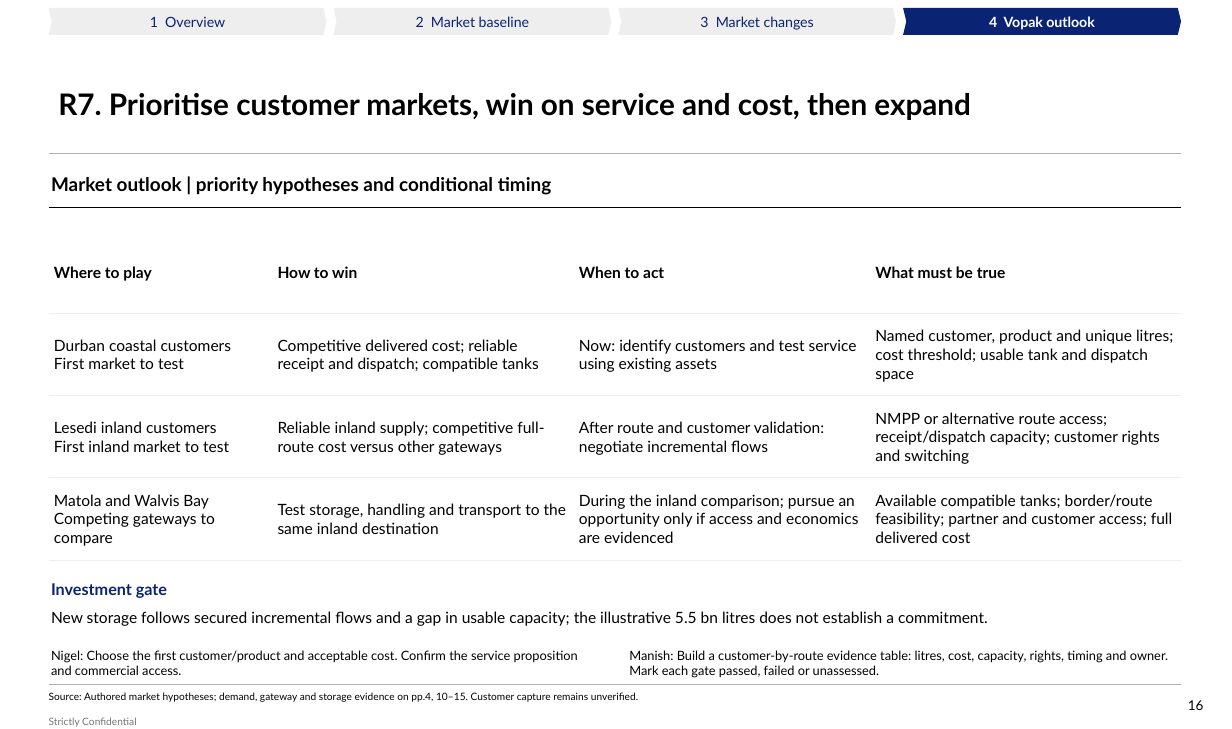
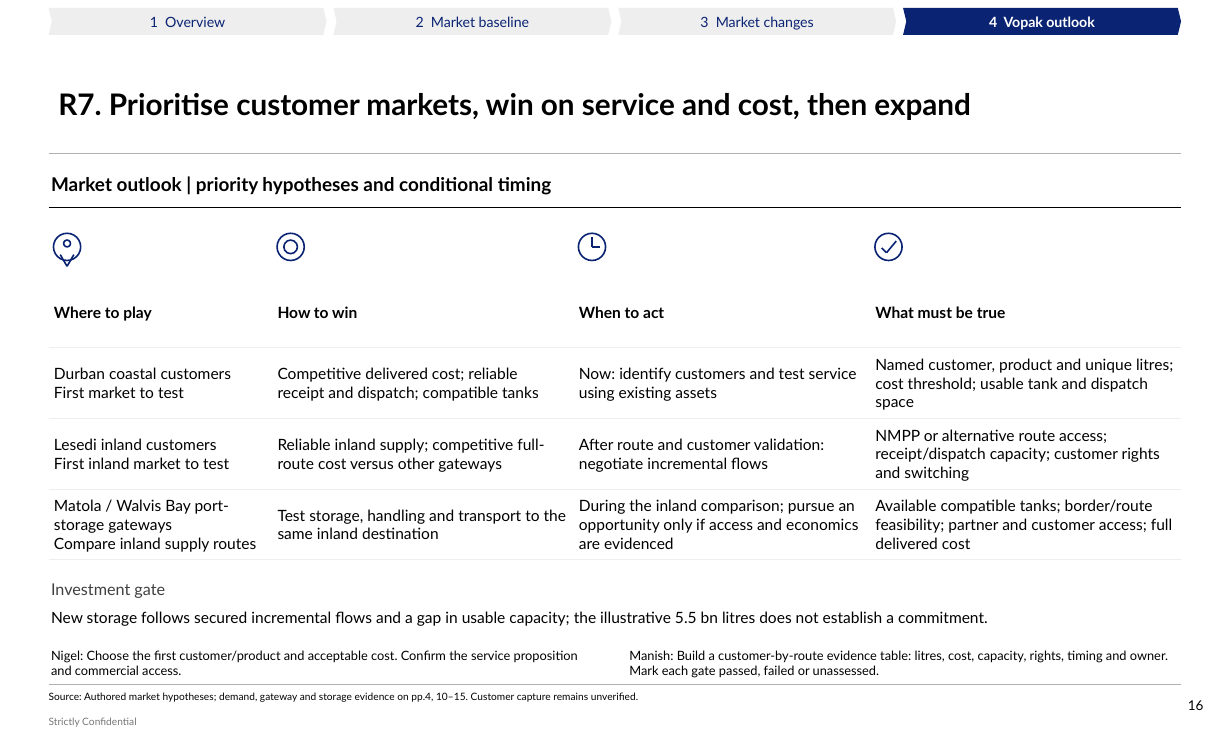
Before and after one commit to Africa-International-Advisors/liquid_fuels_model, a slide deck: slide 16 of pptx/output/delivered/Vopak_Week1_Convergence_2026_10_06.pptx. Drawn at 1232x729 pixels with LibreOffice and Linux fonts; fonts in the diff are those of the drawing; background and template pictures are left out. Boxes give left, top, right and bottom in pixels: in the first picture for what was removed or moved away, otherwise in the second. Text is boxed around its words. In the diff, an @@ line names an element or a change of style, - is before the commit and + after.

```diff
--- a/pptx/output/delivered/Vopak_Week1_Convergence_2026_10_06.pptx
+++ b/pptx/output/delivered/Vopak_Week1_Convergence_2026_10_06.pptx
@@ ellipse added at box(53, 233, 81, 261), outline #0A2373 1.2 pt @@
@@ ellipse added at box(277, 233, 304, 261), outline #0A2373 1.2 pt @@
@@ ellipse added at box(579, 233, 606, 261), outline #0A2373 1.2 pt @@
@@ line added from (592, 237) to (592, 247), #0A2373 1.2 pt @@
@@ ellipse added at box(875, 233, 902, 261), outline #0A2373 1.2 pt @@
@@ line added from (60, 255) to (67, 266), #0A2373 1.2 pt @@
@@ ellipse added at box(64, 240, 71, 247), outline #0A2373 1.2 pt @@
@@ line added from (67, 266) to (74, 255), #0A2373 1.2 pt @@
@@ ellipse added at box(284, 240, 298, 254), outline #0A2373 1.2 pt @@
@@ line added from (592, 247) to (600, 247), #0A2373 1.2 pt @@
@@ line added from (882, 248) to (887, 253), #0A2373 1.2 pt @@
@@ line added from (887, 253) to (897, 241), #0A2373 1.2 pt @@
@@ table at box(49, 277, 1181, 560) @@
-row 4, column 1: Matola and Walvis Bay / Competing gateways to compare
+row 4, column 1: Matola / Walvis Bay port-storage gateways / Compare inland supply routes
@@ table: place and size @@
-table at box(49, 231, 1181, 560)
+table at box(49, 277, 1181, 560)
@@ text "Investment gate" at box(51, 583, 165, 598): text colour #0A2373 to none, bold off @@
```
Also in this commit, not shown: 18 other slides changed, 2 slides added, 15 other files.
